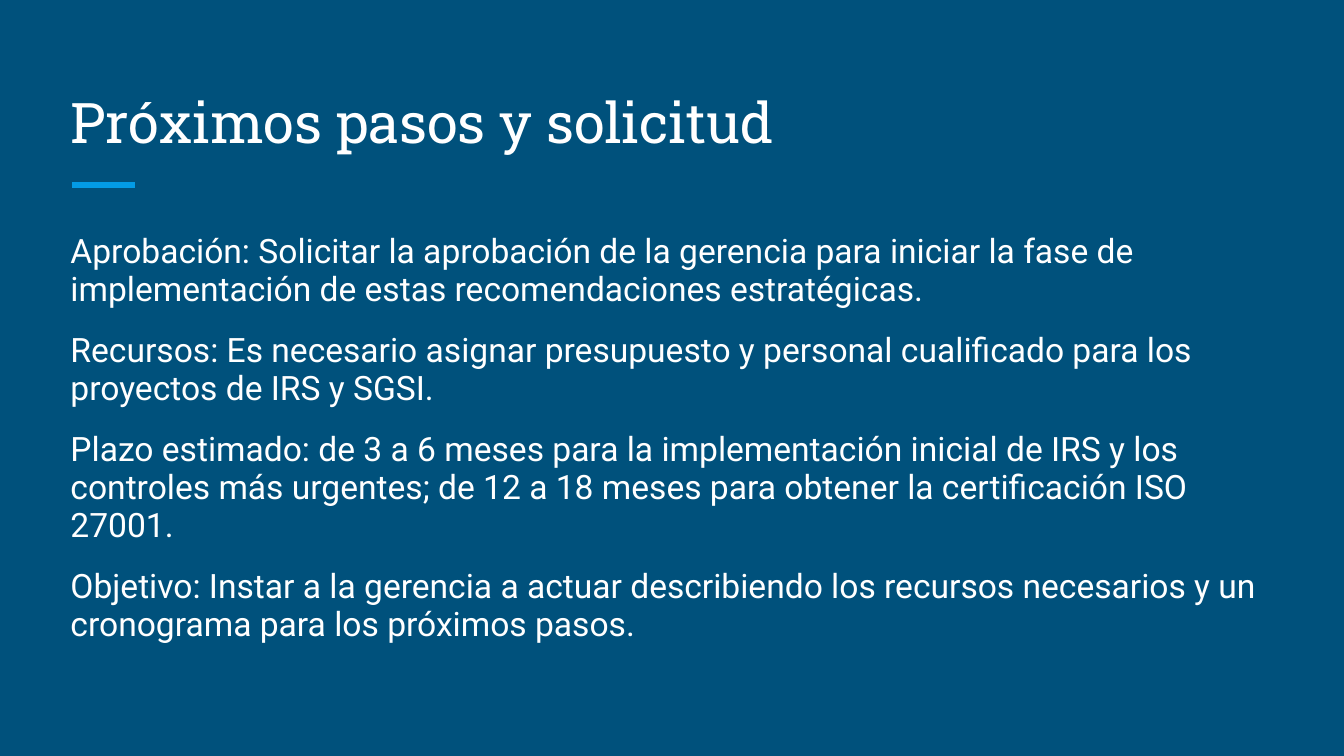
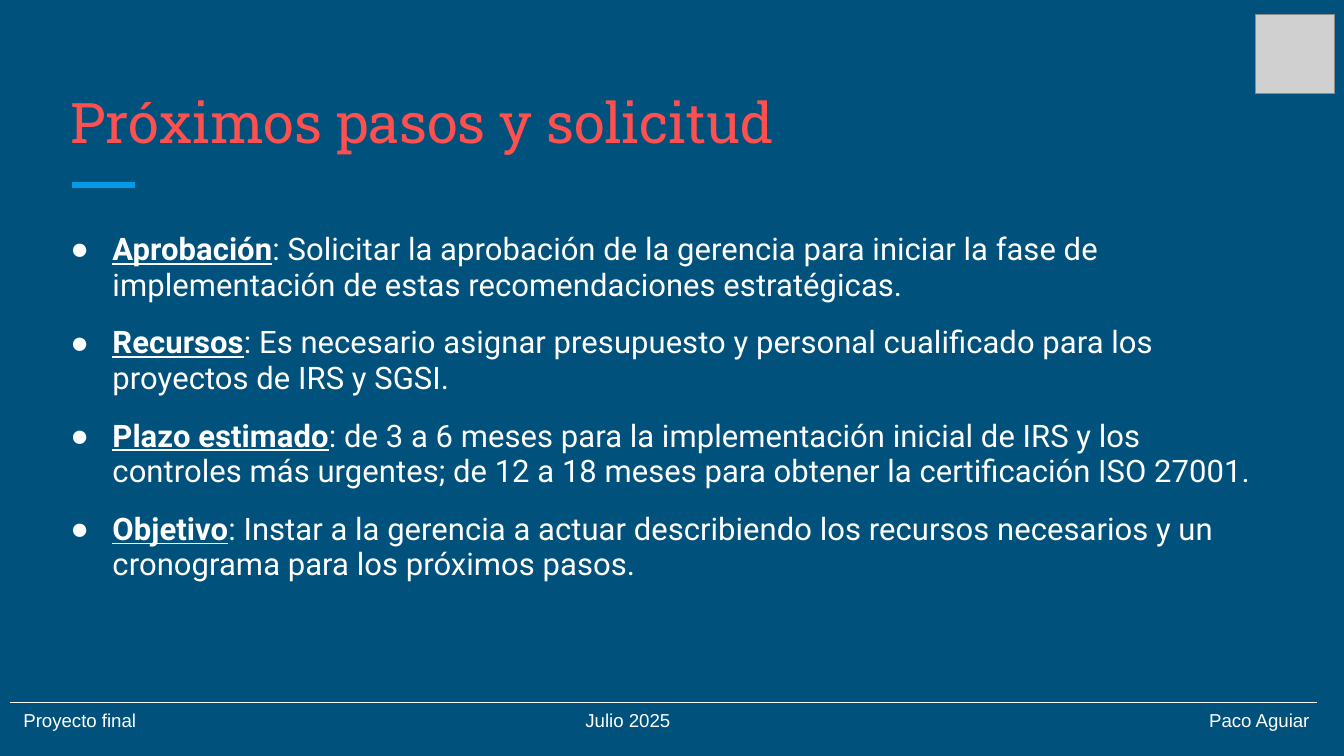
Before and after one commit to pacoaguiar/final_project_bootcamp_4geeks, a slide deck: slide 7 of 04. Proyecto final - Presentacion ejecutiva.pptx. Drawn at 1344x756 pixels with LibreOffice and Linux fonts; fonts in the diff are those of the drawing; grey boxes stand for pictures. Boxes give left, top, right and bottom in pixels: in the first picture for what was removed or moved away, otherwise in the second. Text is boxed around its words. In the diff, an @@ line names an element or a change of style, - is before the commit and + after.

Commit message:
Actualización proyecto

```diff
--- a/04. Proyecto final - Presentacion ejecutiva.pptx
+++ b/04. Proyecto final - Presentacion ejecutiva.pptx
@@ picture added at (x1=1255, y1=15, x2=1335, y2=94) @@
@@ title "Próximos pasos y solicitud" at (x1=70, y1=100, x2=773, y2=155): text colour #FFFFFF to #FF5050 @@
@@ text "Aprobación: Solicitar la aprobación de ..." at (x1=112, y1=236, x2=1250, y2=582): size 18 to 16.6 pt; bold on, underline on in "Aprobación:", "Recursos:", "Plazo estimado:", "Objetivo:"; bullet none to ● @@
@@ line added from (11, 702) to (1317, 702), #F9F9F9 0.75 pt @@
@@ text added at (x1=23, y1=713, x2=136, y2=731), 10 pt, text #FFFFFF @@
+Proyecto final
@@ text added at (x1=585, y1=713, x2=670, y2=728), 10 pt, text #FFFFFF @@
+Julio 2025
@@ text added at (x1=1209, y1=713, x2=1310, y2=731), 10 pt, text #FFFFFF @@
+Paco Aguiar
```
Also in this commit, not shown: 6 other slides changed, 1 slide added, 1 slide removed.
